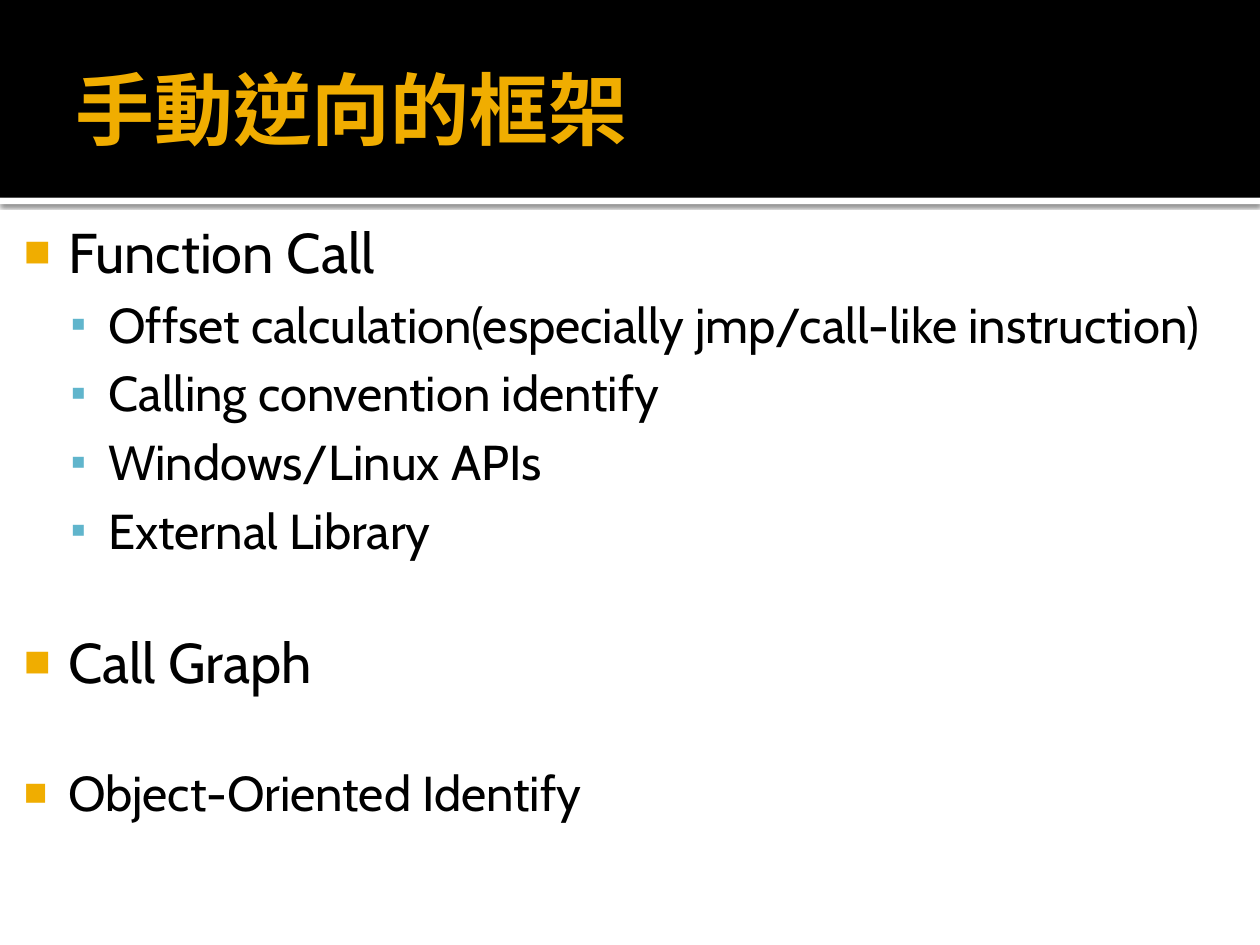
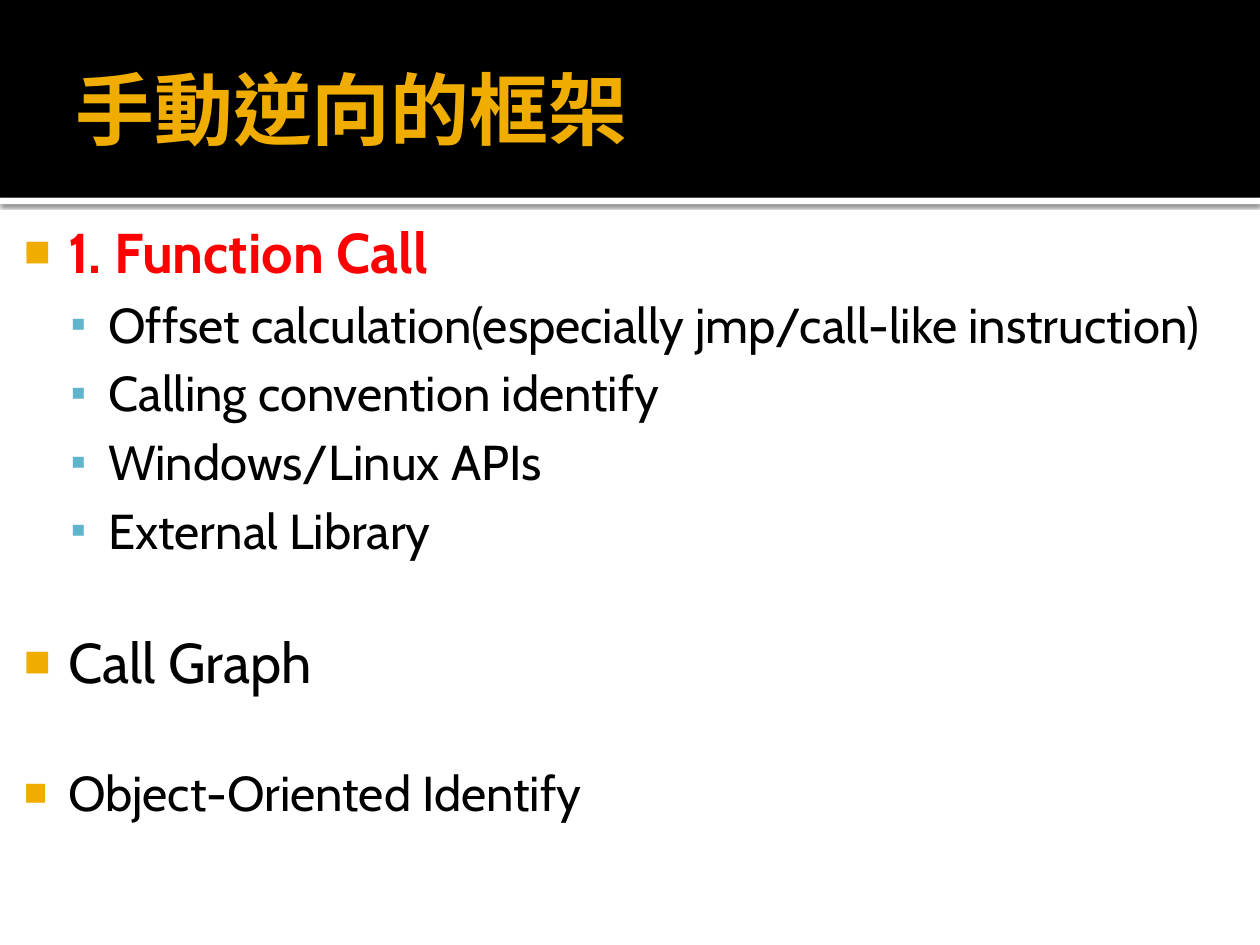
Before and after one commit to k1nm3nh4ck3r/OpenSecurityTrainingTaiwan, a slide deck: slide 47 of C編譯中的流程分析、逆向工程及在資訊安全中的應用.pptx (slide 46 before the commit). Drawn at 1260x945 pixels with LibreOffice and Linux fonts; fonts in the diff are those of the drawing. Boxes give left, top, right and bottom in pixels: in the first picture for what was removed or moved away, otherwise in the second. Text is boxed around its words. In the diff, an @@ line names an element or a change of style, - is before the commit and + after.

```diff
--- a/C編譯中的流程分析、逆向工程及在資訊安全中的應用.pptx
+++ b/C編譯中的流程分析、逆向工程及在資訊安全中的應用.pptx
@@ text at bbox=[68, 231, 428, 274]: text changed; text colour #000000 to #FF0000; bold on @@
-■ Function Call
+■ 1. Function Call
```
Also in this commit, not shown: 2 slides added.
